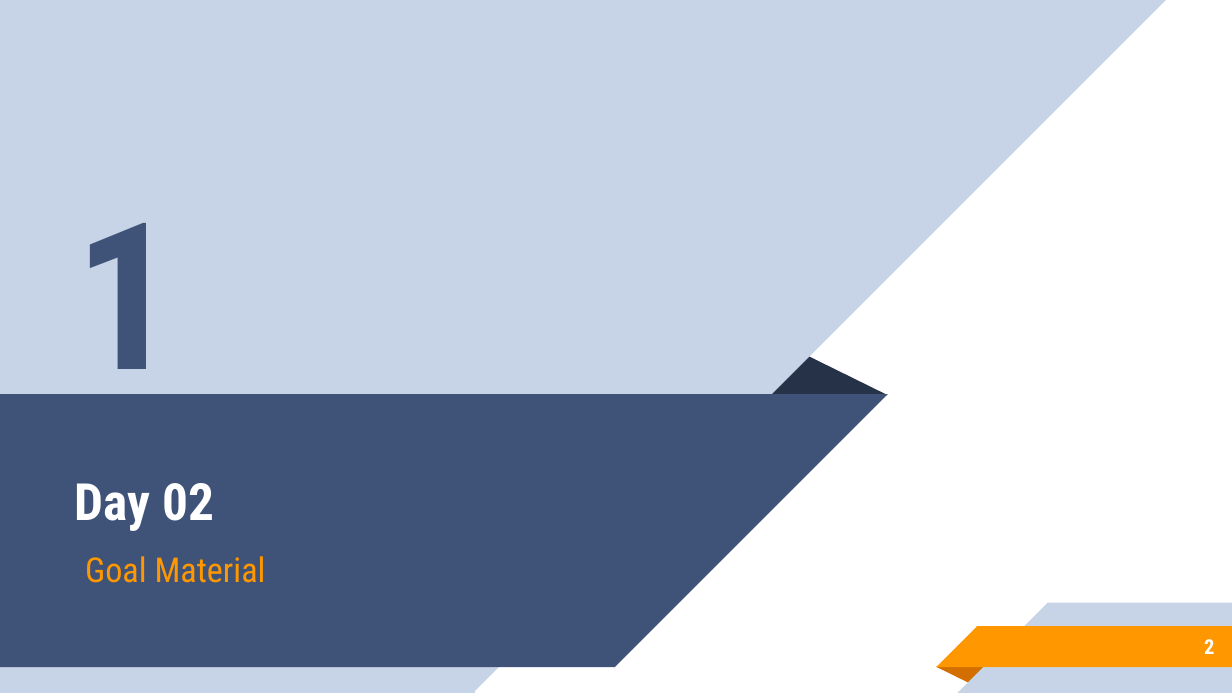
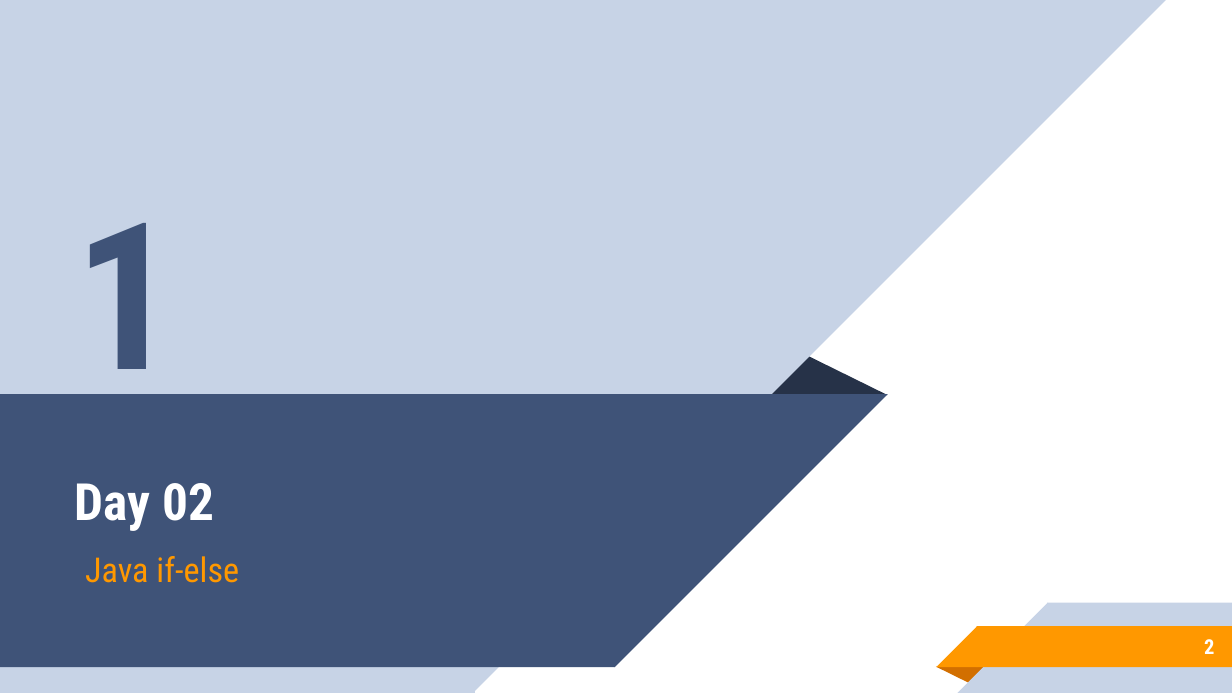
Before and after one commit to aronipurwanto/materi-xa, a slide deck: slide 2 of java/java-logic/Slide-Java-Logic-02.pptx. Drawn at 1232x693 pixels with LibreOffice and Linux fonts; fonts in the diff are those of the drawing. Boxes give left, top, right and bottom in pixels: in the first picture for what was removed or moved away, otherwise in the second. Text is boxed around its words. In the diff, an @@ line names an element or a change of style, - is before the commit and + after.

```diff
--- a/java/java-logic/Slide-Java-Logic-02.pptx
+++ b/java/java-logic/Slide-Java-Logic-02.pptx
@@ subtitle at [85,556,239,583]: text changed @@
-Goal Material
+Java if-else
```
Also in this commit, not shown: 5 other slides changed, 19 slides added, 1 slide removed, 16 other files.
